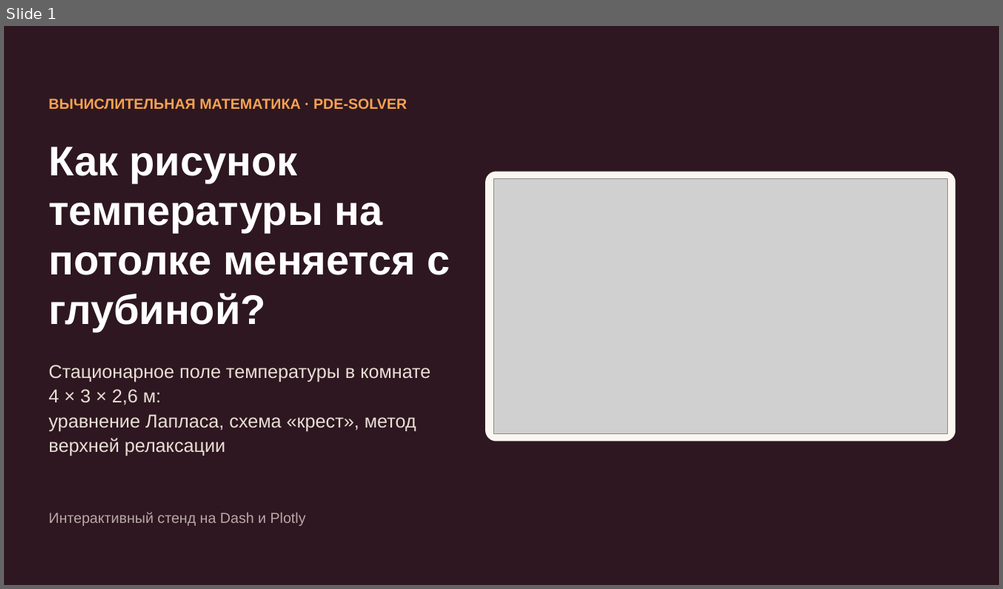
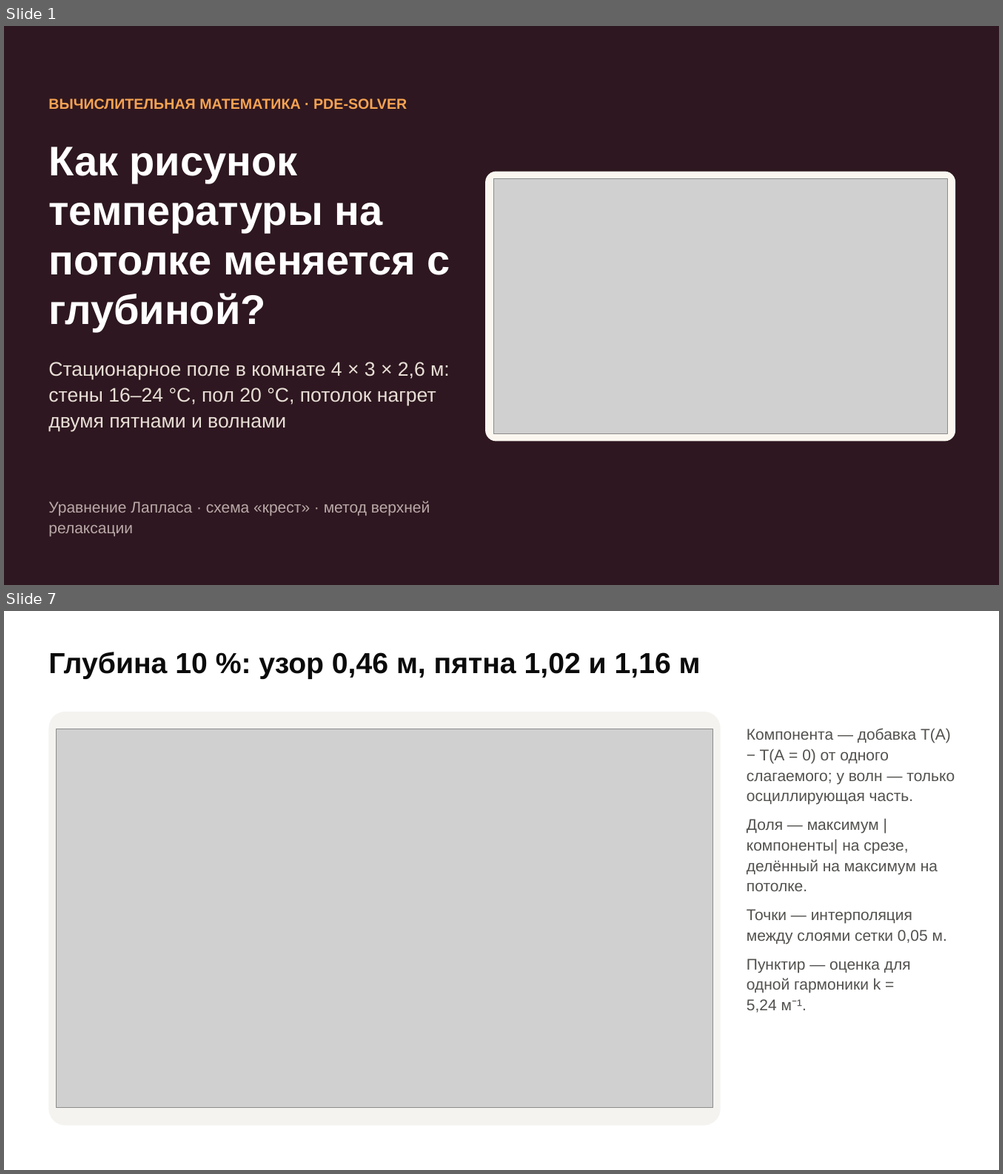
Before and after one commit to terMorel/computational-mathematics, a slide deck: PDE-Solver/presentation/PDE-Solver.pptx. Shown one above the other, each under a label of ours: slide 1 before the commit, slides 1 and 7 after it; the slides between them are not shown. The pictures are 1003x589 and 1003x1174 pixels, drawn with LibreOffice and Linux fonts; fonts in the diff are those of the drawing; grey boxes stand for pictures. Boxes give left, top, right and bottom in pixels: in the first picture for what was removed or moved away, otherwise in the second. Text is boxed around its words. In the diff, an @@ line names an element or a change of style, - is before the commit and + after.

```diff
--- a/PDE-Solver/presentation/PDE-Solver.pptx
+++ b/PDE-Solver/presentation/PDE-Solver.pptx
@@ slide 7 added at box(4, 611, 999, 1170), background #FFFFFF @@
@@ text added at box(48, 652, 700, 679), 28 pt, text #0B0B0B, bold @@
+Глубина 10 %: узор 0,46 м, пятна 1,02 и 1,16 м
@@ rounded rectangle added at box(48, 712, 720, 1126), fill #F4F3EF @@
@@ picture added at box(57, 729, 713, 1109) @@
@@ text added at box(746, 728, 954, 1013), 15 pt, text #52514E @@
+Компонента — добавка T(A) − T(A = 0) от одного слагаемого; у волн — только осциллирующая часть.
+Доля — максимум |компоненты| на срезе, делённый на максимум на потолке.
+Точки — интерполяция между слоями сетки 0,05 м.
+Пунктир — оценка для одной гармоники k = 5,24 м⁻¹.
@@ slide 1 changed as well @@
@@ text at box(48, 362, 449, 432): text changed; size 18 to 19 pt @@
-Стационарное поле температуры в комнате 4 × 3 × 2,6 м:
-уравнение Лапласа, схема «крест», метод верхней релаксации
+Стационарное поле в комнате 4 × 3 × 2,6 м: стены 16–24 °C, пол 20 °C, потолок нагрет двумя пятнами и волнами
@@ text at box(48, 501, 430, 537): text changed; size 14 to 15 pt @@
-Интерактивный стенд на Dash и Plotly
+Уравнение Лапласа · схема «крест» · метод верхней релаксации
```
Also in this commit, not shown: 1 other slide changed, 6 other slides added, 7 slides removed, 12 other files.
